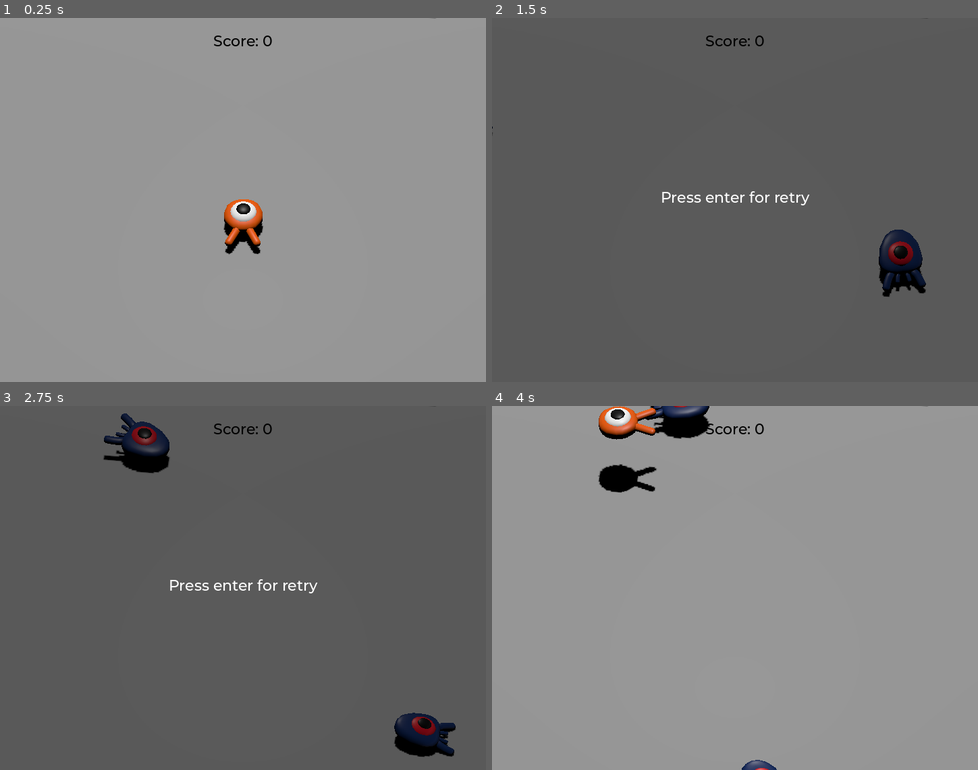
Above: before the commit, frames 1-4 (two rows, left to right).
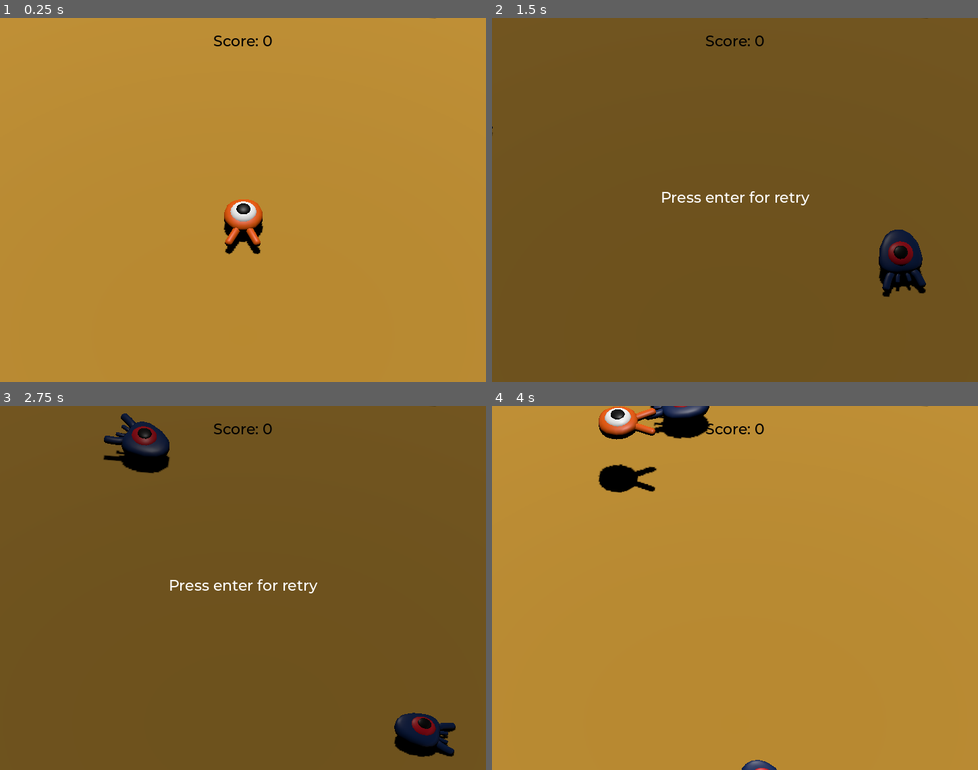
Above: after the commit, the same moments.

Repository: axelker/godot-squash-3D
Game: Godot game, scene res://main.tscn
The game is run twice, just before and just after one commit, with the same random seed, the same clock (stepped at 60 frames per second) and the same inputs.
Inputs:
- Up to frame 1 (0.25 s): no input
- Up to frame 2 (1.5 s): tap Enter (ui_accept) at 0.5 s; hold Right (ui_right) 0.53-1.28 s; tap Space (jump) at 0.77 s; hold Down (ui_down) from 1.28 s (still down)
- Up to frame 3 (2.75 s): tap Space (jump) at 1.52 s; release Down (ui_down) at 2.03 s; hold Right (ui_right) from 2.03 s (still down)
- Up to frame 4 (4 s): tap Enter (ui_accept) at 2.75 s; release Right (ui_right) at 2.78 s; hold Up (ui_up) 2.78-3.53 s; tap Space (jump) at 3.02, 3.77 s; hold Left (ui_left) from 3.53 s (still down)

The runs differ from the first frame. In frame 1, 99% of the frame differs, in the area x 0-100%, y 0-100%; in frame 2, 98%; in frame 3, 97%; in frame 4, 98%.

Commit message:
feat: improve ground color

Diff:
--- a/main.tscn
+++ b/main.tscn
@@ -11,6 +11,9 @@
 
 [sub_resource type="BoxMesh" id="BoxMesh_sdqsx"]
 size = Vector3(60, 2, 60)
+
+[sub_resource type="StandardMaterial3D" id="StandardMaterial3D_w6xct"]
+albedo_color = Color(0.716257, 0.528835, 0.158673, 1)
 
 [sub_resource type="StandardMaterial3D" id="StandardMaterial3D_fklff"]
 albedo_color = Color(0.803922, 0, 0, 1)
@@ -43,6 +46,7 @@
 
 [node name="MeshInstance3D" type="MeshInstance3D" parent="Ground"]
 mesh = SubResource("BoxMesh_sdqsx")
+surface_material_override/0 = SubResource("StandardMaterial3D_w6xct")
 
 [node name="Player" parent="." instance=ExtResource("1_klcgw")]
 
Not shown: 1 places in main.tscn that only renumber resources
